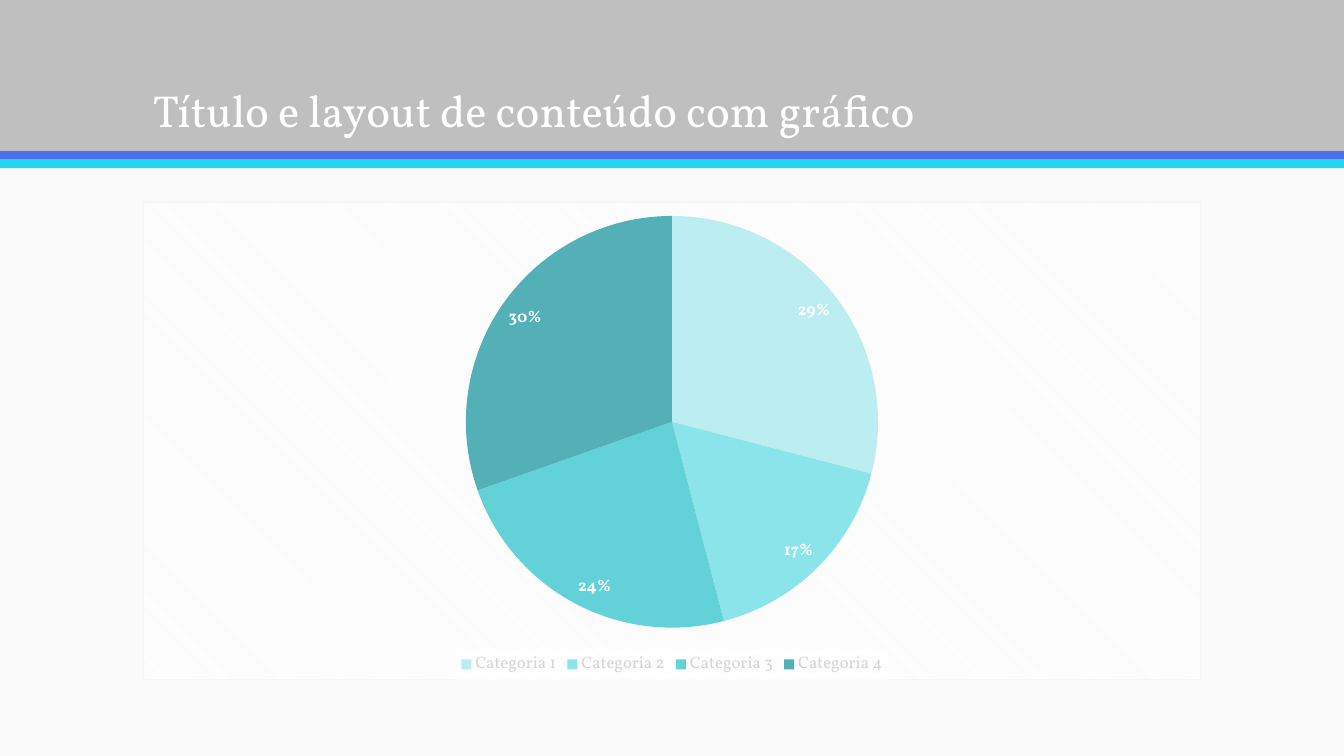
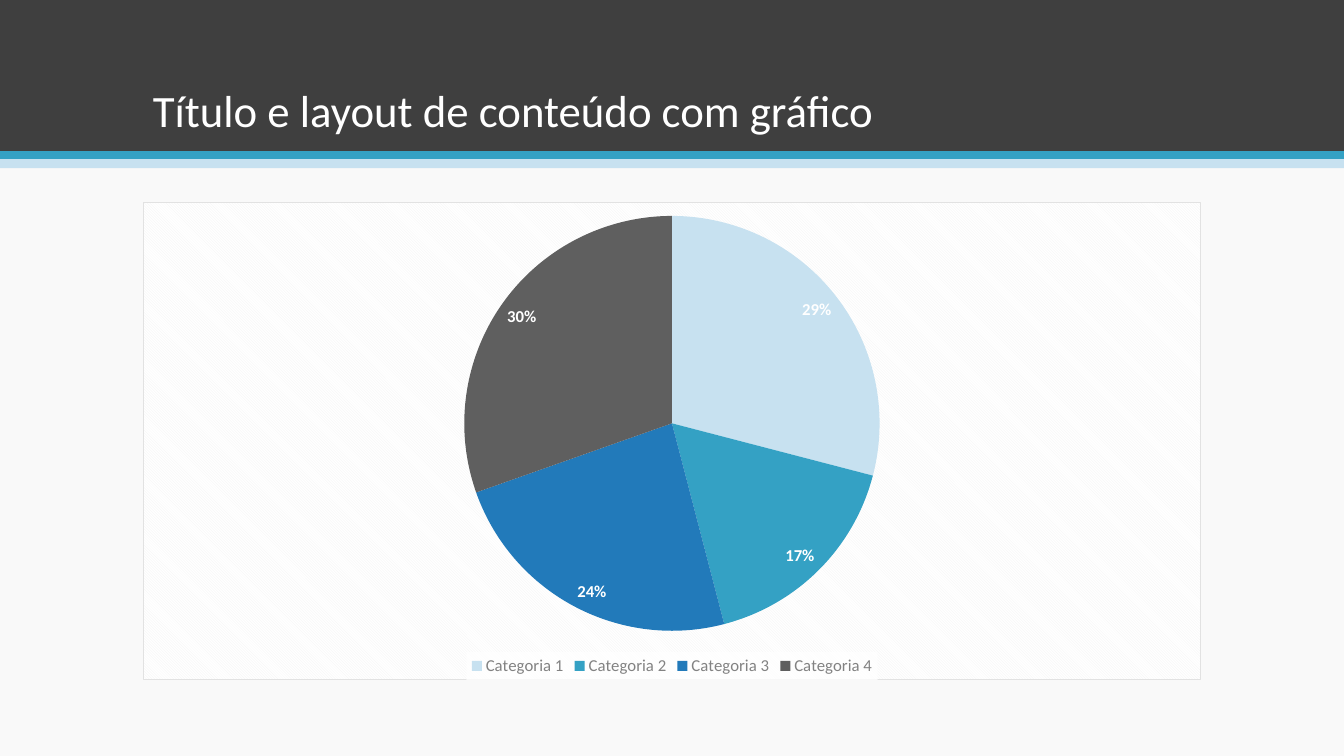
Before and after one commit to esteves-esta/TechHumi, a slide deck: slide 3 of documentacao/PowerPoint.pptx. Drawn at 1344x756 pixels with LibreOffice and Linux fonts; fonts in the diff are those of the drawing. Boxes give left, top, right and bottom in pixels: in the first picture for what was removed or moved away, otherwise in the second. Text is boxed around its words. In the diff, an @@ line names an element or a change of style, - is before the commit and + after.

```diff
--- a/documentacao/PowerPoint.pptx
+++ b/documentacao/PowerPoint.pptx
@@ rectangle at box(0, 0, 1344, 151): fill #BFBFBF to #3F3F3F @@
@@ title "Título e layout de conteúdo ..." at box(153, 96, 873, 135): font Vollkorn to Calibri @@
@@ rectangle at box(0, 151, 1344, 160): fill #4971F1 to #34A1C4 @@
@@ rectangle at box(0, 159, 1344, 168): fill #23D5ED to #C7E1F0 @@
@@ pie chart at box(143, 202, 1202, 681) @@
@@ data labels of Series 1 changed @@
@@ colours of single points changed @@
@@ data labels of Series 2 changed @@
@@ colours of single points changed @@
@@ data labels of Series 3 changed @@
@@ colours of single points changed @@
@@ legend changed @@
@@ border changed @@
@@ lettering changed @@
```
Also in this commit, not shown: 9 other slides changed, 2 slides added, 2 slides removed, 4 other files.
